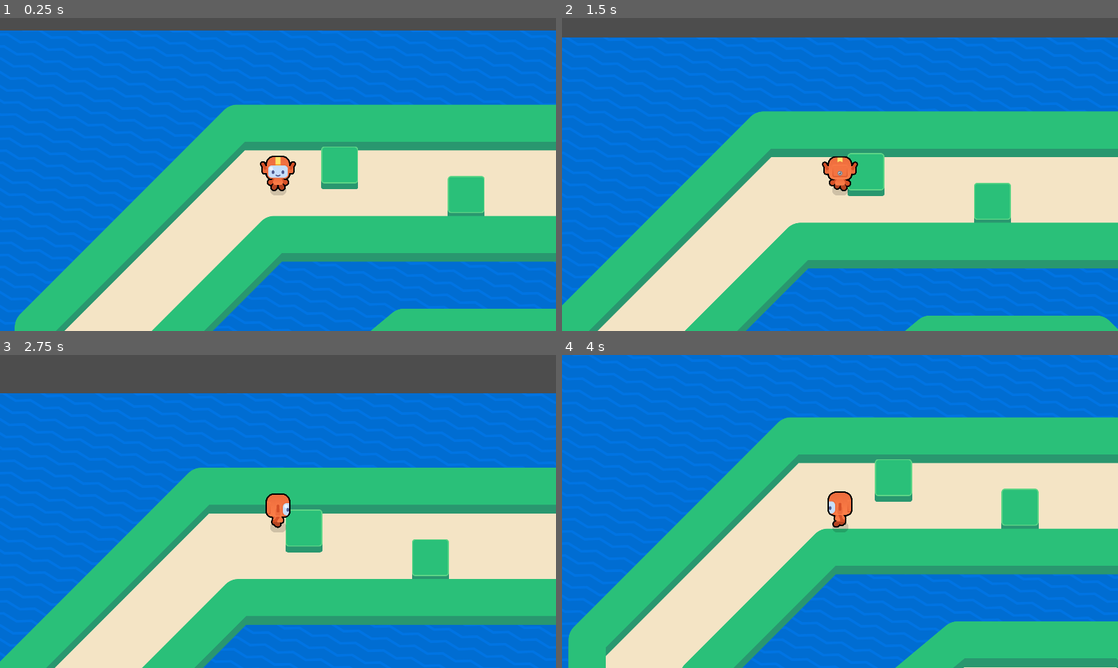
Above: before the commit, frames 1-4 (two rows, left to right).
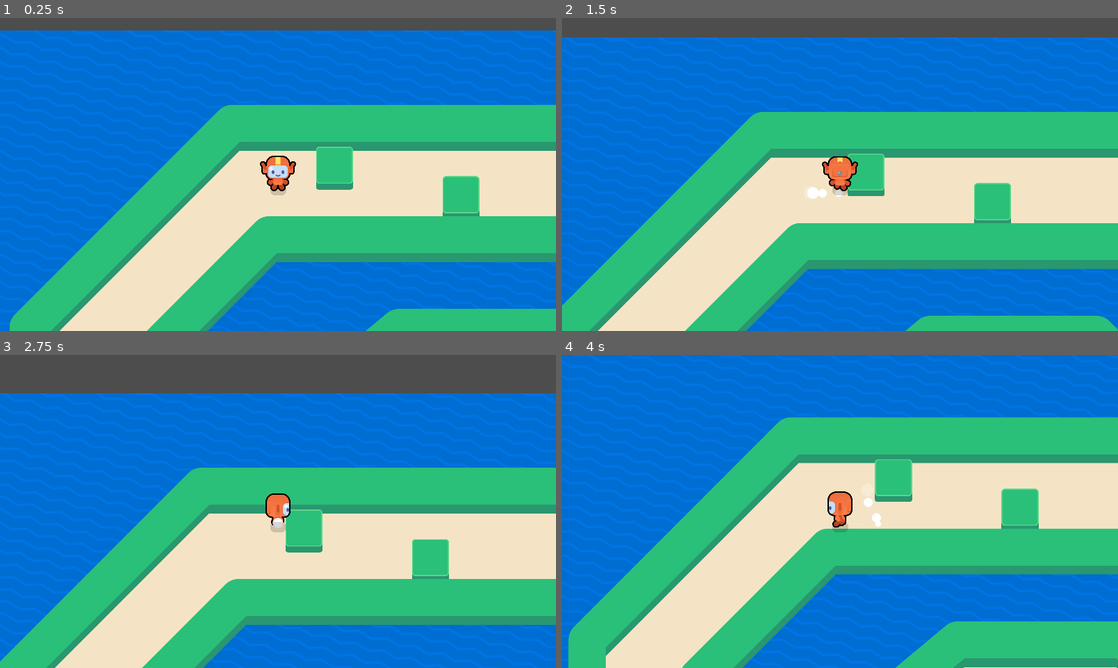
Above: after the commit, the same moments.

Repository: keliang5/2d-GameDev-Course
Game: Godot game, scene res://game.tscn
Two runs of this game, one before a commit and one after it. Both use one fixed random seed, a clock stepped at 60 frames per second and the inputs below.
Inputs (mouse positions are in pixels of both pictures, inside the frame that each line leads up to):
- Up to frame 1 (0.25 s): no input
- Up to frame 2 (1.5 s): tap Enter at 0.5 s; move the mouse to (962, 158) at 0.52 s; hold Right (move_right) 0.53-1.28 s; tap Z at 0.6, 1.35 s; click (962, 158) at 0.67 s; tap Space at 0.77 s; move the mouse to (728, 190) at 1.27 s; hold W (move_down) from 1.28 s (still down)
- Up to frame 3 (2.75 s): tap Space at 1.52 s; move the mouse to (333, 442) at 2.02 s; release W (move_down) at 2.03 s; hold Right (move_right) from 2.03 s (still down); tap Z at 2.1 s
- Up to frame 4 (4 s): move the mouse to (812, 574) at 2.77 s; release Right (move_right) at 2.78 s; hold Down (move_up) 2.78-3.53 s; tap Z at 2.85, 3.6 s; click (812, 574) at 2.92 s; tap Space at 3.02, 3.77 s; move the mouse to (1006, 558) at 3.52 s; hold Left (move_left) from 3.53 s (still down)

The runs differ from the first frame. In frame 1, 3.7% of the frame differs, in the area x 1-100%, y 27-100%; in frame 2, 0.8%; in frame 3, less than 0.1%; in frame 4, less than 0.1%.

Commit message:
L7 Complete

Diff:
--- a/M09.top_down_movement_workbook/game.tscn
+++ b/M09.top_down_movement_workbook/game.tscn
@@ -15,7 +15,7 @@
 [node name="Runner" parent="." instance=ExtResource("1_wh7ow")]
 z_index = 1
 y_sort_enabled = true
-position = Vector2(-691, -847)
+position = Vector2(-673, -848)
 
 [node name="SimpleObstacle" parent="." instance=ExtResource("2_ftdm6")]
 position = Vector2(1285, -230)
--- a/M09.top_down_movement_workbook/runner.gd
+++ b/M09.top_down_movement_workbook/runner.gd
@@ -2,6 +2,7 @@
 
 @onready var _skin: Sprite2D = $Skin
 @onready var _runner_visual: RunnerVisual = %RunnerVisualRed
+@onready var _dust: GPUParticles2D = %Dust
 
 
 @export var max_speed := 600.0
@@ -25,5 +26,7 @@
 			if current_speed_percent < 0.8
 			else RunnerVisual.Animations.RUN
 		)
+		_dust.emitting = true
 	else:
 		_runner_visual.animation_name = RunnerVisual.Animations.IDLE
+		_dust.emitting = false
--- a/M09.top_down_movement_workbook/runner.tscn
+++ b/M09.top_down_movement_workbook/runner.tscn
@@ -1,9 +1,32 @@
-[gd_scene load_steps=8 format=3 uid="uid://cbaqhq5orr2ap"]
+[gd_scene load_steps=14 format=3 uid="uid://cbaqhq5orr2ap"]
 
 [ext_resource type="Script" path="res://runner.gd" id="1_x8ebg"]
 [ext_resource type="Texture2D" uid="uid://dbcmxo51msi8m" path="res://assets/runner/shadow.png" id="2_eq38d"]
 [ext_resource type="PackedScene" uid="uid://bm8s1oaoxngwq" path="res://assets/runner/runner_visual_red.tscn" id="2_li2qb"]
 [ext_resource type="Shader" path="res://assets/character_contour.gdshader" id="4_myksl"]
+[ext_resource type="Texture2D" uid="uid://bkq3gfbp5fwqx" path="res://assets/circle_64x64.png" id="5_7vdne"]
+
+[sub_resource type="Curve" id="Curve_yrs88"]
+_data = [Vector2(0, 1), 0.0, 0.0, 0, 1, Vector2(0.785714, 1), 0.0, 0.0, 0, 0, Vector2(1, 0), -0.0378398, 0.0, 0, 0]
+point_count = 3
+
+[sub_resource type="CurveTexture" id="CurveTexture_0qia6"]
+curve = SubResource("Curve_yrs88")
+
+[sub_resource type="Curve" id="Curve_8ujep"]
+_data = [Vector2(0, 0), 0.0, 0.0, 0, 0, Vector2(1, 1), 0.0, 0.0, 0, 0]
+point_count = 2
+
+[sub_resource type="CurveTexture" id="CurveTexture_nw5qh"]
+curve = SubResource("Curve_8ujep")
+
+[sub_resource type="ParticleProcessMaterial" id="ParticleProcessMaterial_qnel3"]
+particle_flag_disable_z = true
+gravity = Vector3(0, -10, 0)
+scale_min = 0.5
+scale_max = 0.7
+scale_curve = SubResource("CurveTexture_nw5qh")
+alpha_curve = SubResource("CurveTexture_0qia6")
 
 [sub_resource type="ShaderMaterial" id="ShaderMaterial_bxl8f"]
 shader = ExtResource("4_myksl")
@@ -22,6 +45,13 @@
 position = Vector2(485, 268)
 motion_mode = 1
 script = ExtResource("1_x8ebg")
+
+[node name="Dust" type="GPUParticles2D" parent="."]
+unique_name_in_owner = true
+position = Vector2(0, 44)
+emitting = false
+process_material = SubResource("ParticleProcessMaterial_qnel3")
+texture = ExtResource("5_7vdne")
 
 [node name="Shadow" type="Sprite2D" parent="."]
 modulate = Color(0, 0, 0, 0.156863)
--- /dev/null
+++ b/M09.top_down_movement_workbook/test_particles.tscn
@@ -0,0 +1,53 @@
+[gd_scene load_steps=10 format=3 uid="uid://dse62xprnff77"]
+
+[ext_resource type="Texture2D" uid="uid://tgs14f485wph" path="res://assets/kenney-particles/smoke_04.png" id="1_m6vfs"]
+
+[sub_resource type="CanvasItemMaterial" id="CanvasItemMaterial_vumjl"]
+blend_mode = 1
+
+[sub_resource type="Curve" id="Curve_5ejeb"]
+_data = [Vector2(0, 0.662948), 0.0, 2.68248, 0, 0, Vector2(1, 0.00256252), -1.24177, 0.0, 0, 0]
+point_count = 2
+
+[sub_resource type="CurveTexture" id="CurveTexture_liqfq"]
+curve = SubResource("Curve_5ejeb")
+
+[sub_resource type="Gradient" id="Gradient_sn0ug"]
+offsets = PackedFloat32Array(0, 0.619522)
+colors = PackedColorArray(0.744141, 0.498225, 0.0770302, 1, 0.596078, 0, 0, 1)
+
+[sub_resource type="GradientTexture1D" id="GradientTexture1D_kwweo"]
+gradient = SubResource("Gradient_sn0ug")
+
+[sub_resource type="Curve" id="Curve_p6250"]
+_data = [Vector2(0, 0), 0.0, 7.16672, 0, 0, Vector2(0.239286, 1), 0.0, 0.0, 0, 0, Vector2(0.805357, 0.069189), 0.0, 0.0, 0, 0, Vector2(1, 0), 0.0, 0.0, 0, 0]
+point_count = 4
+
+[sub_resource type="CurveTexture" id="CurveTexture_onr3p"]
+curve = SubResource("Curve_p6250")
+
+[sub_resource type="ParticleProcessMaterial" id="ParticleProcessMaterial_mveyu"]
+particle_flag_disable_z = true
+emission_shape = 1
+emission_sphere_radius = 10.0
+angle_min = -180.0
+angle_max = 180.0
+direction = Vector3(0, -1, 0)
+spread = 0.0
+initial_velocity_min = 50.0
+initial_velocity_max = 70.0
+gravity = Vector3(0, 0, 0)
+scale_min = 0.2
+scale_max = 0.2
+scale_curve = SubResource("CurveTexture_onr3p")
+color_ramp = SubResource("GradientTexture1D_kwweo")
+alpha_curve = SubResource("CurveTexture_liqfq")
+
+[node name="Node2D" type="Node2D"]
+
+[node name="GPUParticles2D" type="GPUParticles2D" parent="."]
+material = SubResource("CanvasItemMaterial_vumjl")
+amount = 30
+process_material = SubResource("ParticleProcessMaterial_mveyu")
+texture = ExtResource("1_m6vfs")
+lifetime = 3.0
